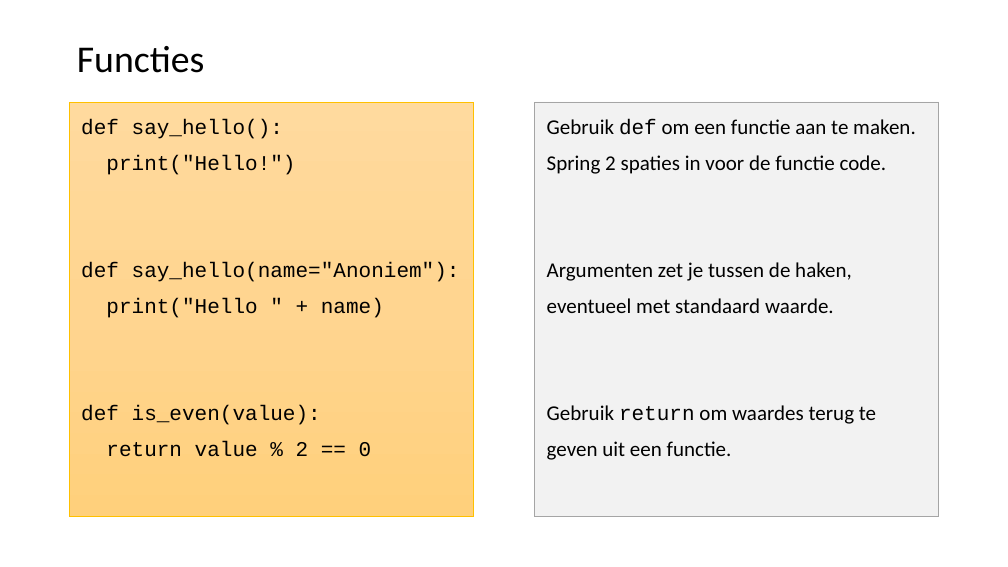
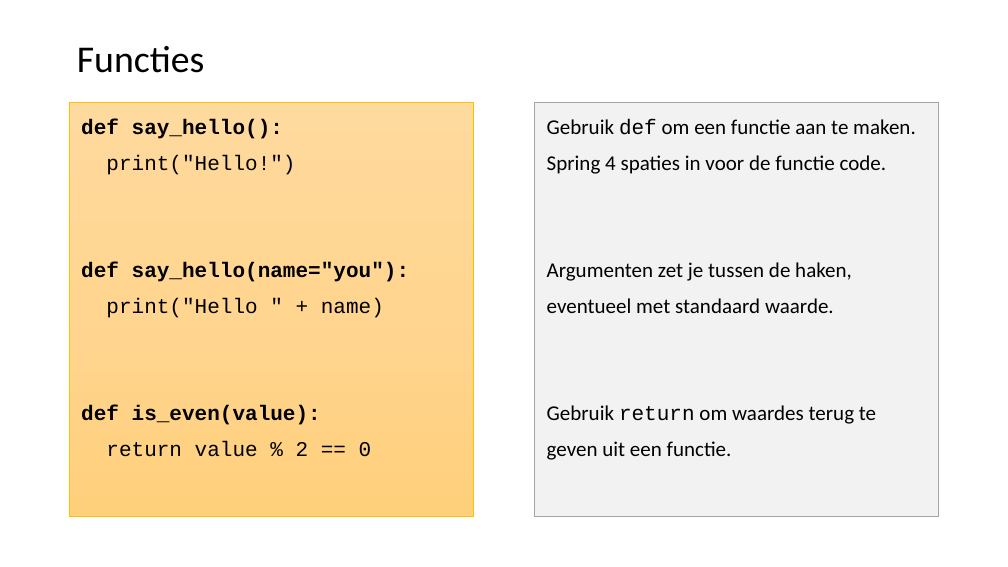
Before and after one commit to LFKoning/knowledge-sharing, a slide deck: slide 35 of python_trainees/1_basics_classes/python_traineeship_1.pptx. Drawn at 1008x567 pixels with LibreOffice and Linux fonts; fonts in the diff are those of the drawing. Boxes give left, top, right and bottom in pixels: in the first picture for what was removed or moved away, otherwise in the second. Text is boxed around its words. In the diff, an @@ line names an element or a change of style, - is before the commit and + after.

```diff
--- a/python_trainees/1_basics_classes/python_traineeship_1.pptx
+++ b/python_trainees/1_basics_classes/python_traineeship_1.pptx
@@ text at (81, 119, 321, 425): bold on in "def say_hello():", "def is_even(value):" @@
@@ text in rectangle at (547, 155, 887, 174): text changed @@
-Spring 2 spaties in voor de functie code.
+Spring 4 spaties in voor de functie code.
@@ text at (81, 262, 410, 282): text changed; bold on @@
-def say_hello(name="Anoniem"):
+def say_hello(name="you"):
```
Also in this commit, not shown: 14 other slides changed, 3 other files.
